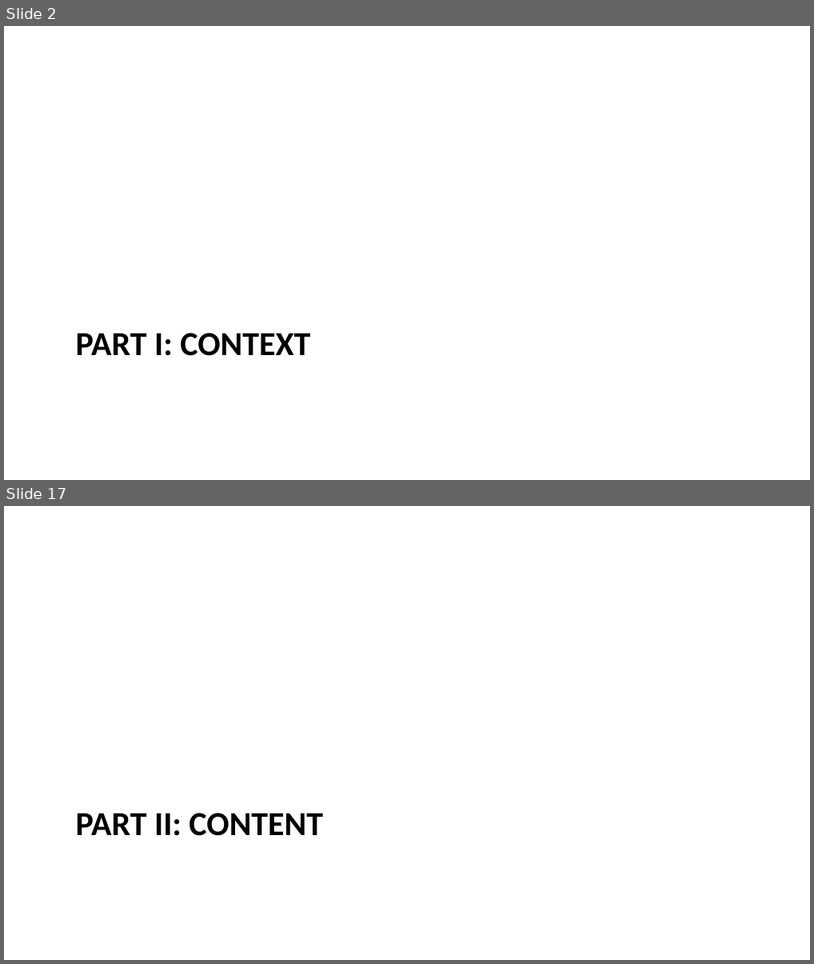
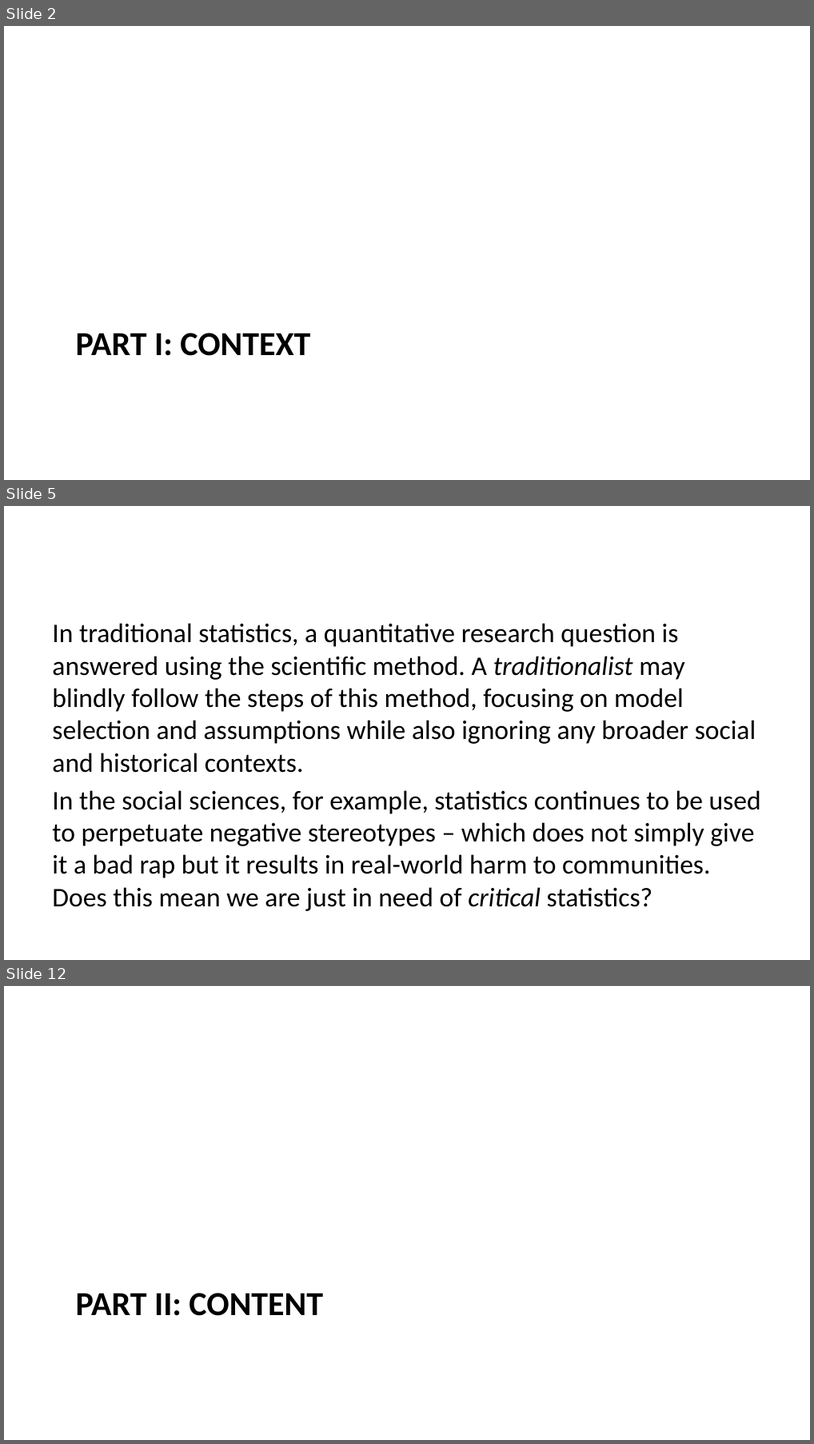
Before and after one commit to data-202/sp25, a slide deck: docs/weeks/week02.pptx. Shown one above the other, each under a label of ours: slides 2 and 17 before the commit, slides 2, 5 and 12 after it; the slides between them are not shown. The pictures are 814x964 and 814x1444 pixels, drawn with LibreOffice and Linux fonts; fonts in the diff are those of the drawing. Boxes give left, top, right and bottom in pixels: in the first picture for what was removed or moved away, otherwise in the second. Text is boxed around its words. In the diff, an @@ line names an element or a change of style, - is before the commit and + after.

```diff
--- a/docs/weeks/week02.pptx
+++ b/docs/weeks/week02.pptx
@@ slide 5 added at (x1=4, y1=506, x2=810, y2=960), background #FFFFFF @@
@@ text added at (x1=52, y1=623, x2=762, y2=911), 24 pt, text #000000 @@
+In traditional statistics, a quantitative research question is answered using the scientific method. A traditionalist may blindly follow the steps of this method, focusing on model selection and assumptions while also ignoring any broader social and historical contexts.
+In the social sciences, for example, statistics continues to be used to perpetuate negative stereotypes – which does not simply give it a bad rap but it results in real-world harm to communities. Does this mean we are just in need of critical statistics?
@@ what was slide 17 is now slide 12 @@
```
Also in this commit, not shown: 3 slides changed, 9 other slides added, 1 slide removed, 7 other files.
